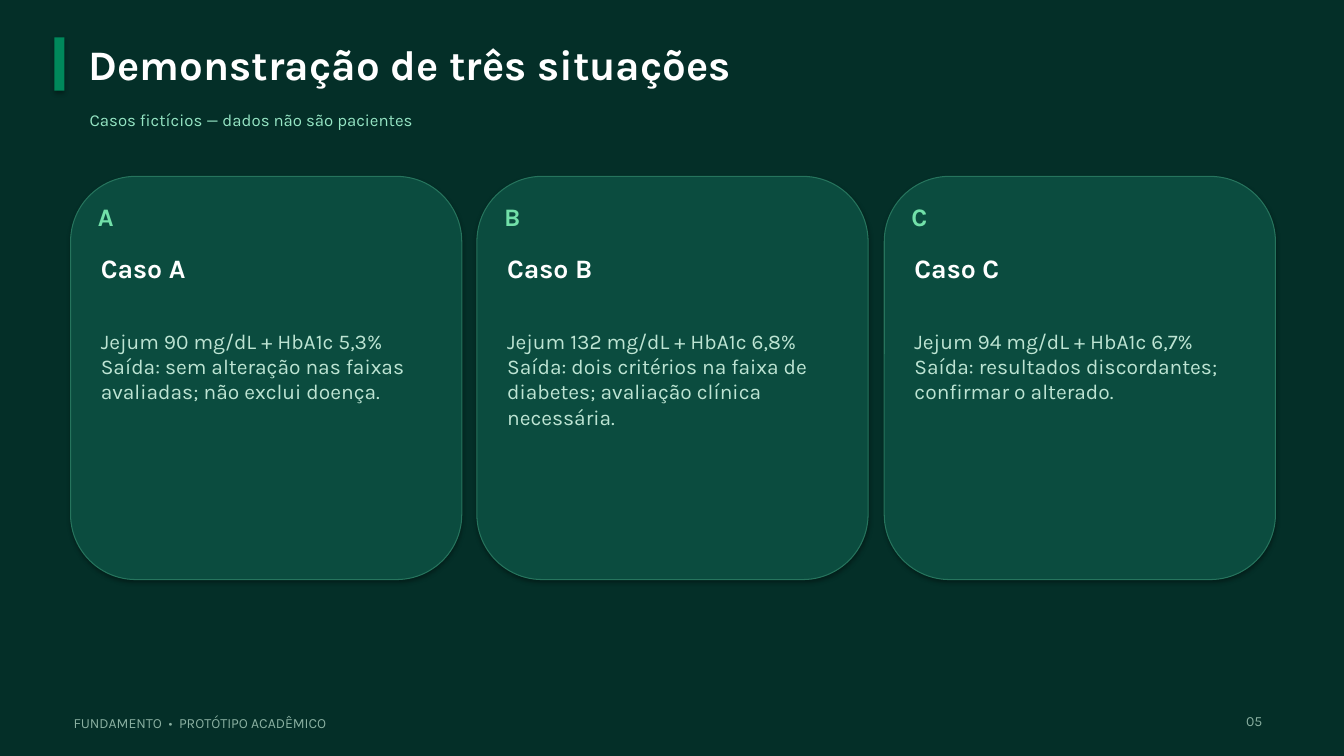
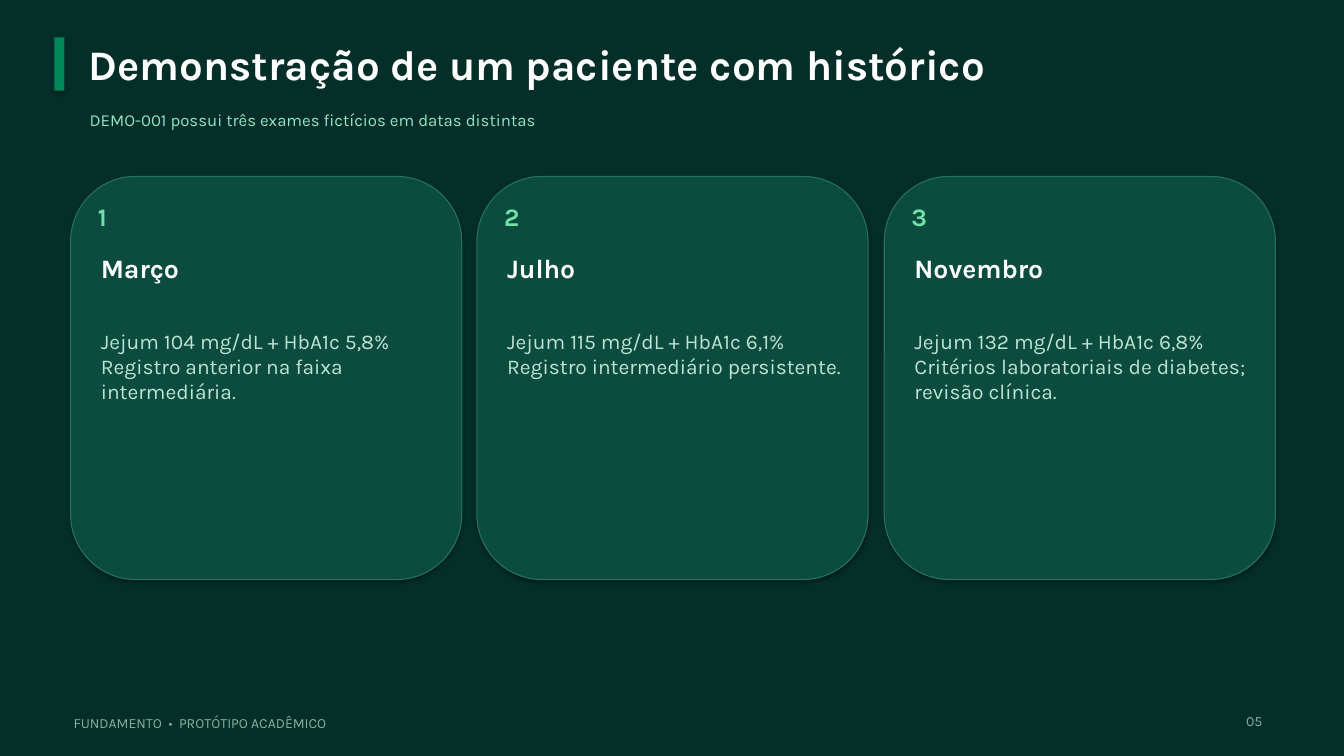
Before and after one commit to Bruno-Eneas/Fundamento, a slide deck: slide 5 of docs/Entrega/Apresentacao_Fundamento.pptx. Drawn at 1344x756 pixels with LibreOffice and Linux fonts; fonts in the diff are those of the drawing. Boxes give left, top, right and bottom in pixels: in the first picture for what was removed or moved away, otherwise in the second. Text is boxed around its words. In the diff, an @@ line names an element or a change of style, - is before the commit and + after.

```diff
--- a/docs/Entrega/Apresentacao_Fundamento.pptx
+++ b/docs/Entrega/Apresentacao_Fundamento.pptx
@@ text at <box>89,47,985,90</box>: text changed @@
-Demonstração de três situações
+Demonstração de um paciente com histórico
@@ text at <box>90,113,536,130</box>: text changed @@
-Casos fictícios — dados não são pacientes
+DEMO-001 possui três exames fictícios em datas distintas
@@ text at <box>98,209,107,226</box>: text changed @@
-A
+1
@@ text at <box>504,209,519,226</box>: text changed @@
-B
+2
@@ text at <box>911,209,927,227</box>: text changed @@
-C
+3
@@ text at <box>101,260,179,284</box>: text changed @@
-Caso A
+Março
@@ text at <box>507,259,575,279</box>: text changed @@
-Caso B
+Julho
@@ text at <box>914,259,1043,279</box>: text changed @@
-Caso C
+Novembro
@@ text at <box>101,333,389,399</box>: text changed @@
-Jejum 90 mg/dL + HbA1c 5,3%
-Saída: sem alteração nas faixas avaliadas; não exclui doença.
+Jejum 104 mg/dL + HbA1c 5,8%
+Registro anterior na faixa intermediária.
@@ text at <box>507,333,841,379</box>: text changed @@
-Jejum 132 mg/dL + HbA1c 6,8%
-Saída: dois critérios na faixa de diabetes; avaliação clínica necessária.
+Jejum 115 mg/dL + HbA1c 6,1%
+Registro intermediário persistente.
@@ text at <box>914,333,1246,399</box>: text changed @@
-Jejum 94 mg/dL + HbA1c 6,7%
-Saída: resultados discordantes; confirmar o alterado.
+Jejum 132 mg/dL + HbA1c 6,8%
+Critérios laboratoriais de diabetes; revisão clínica.
```
Also in this commit, not shown: 7 other slides changed, 23 other files.
